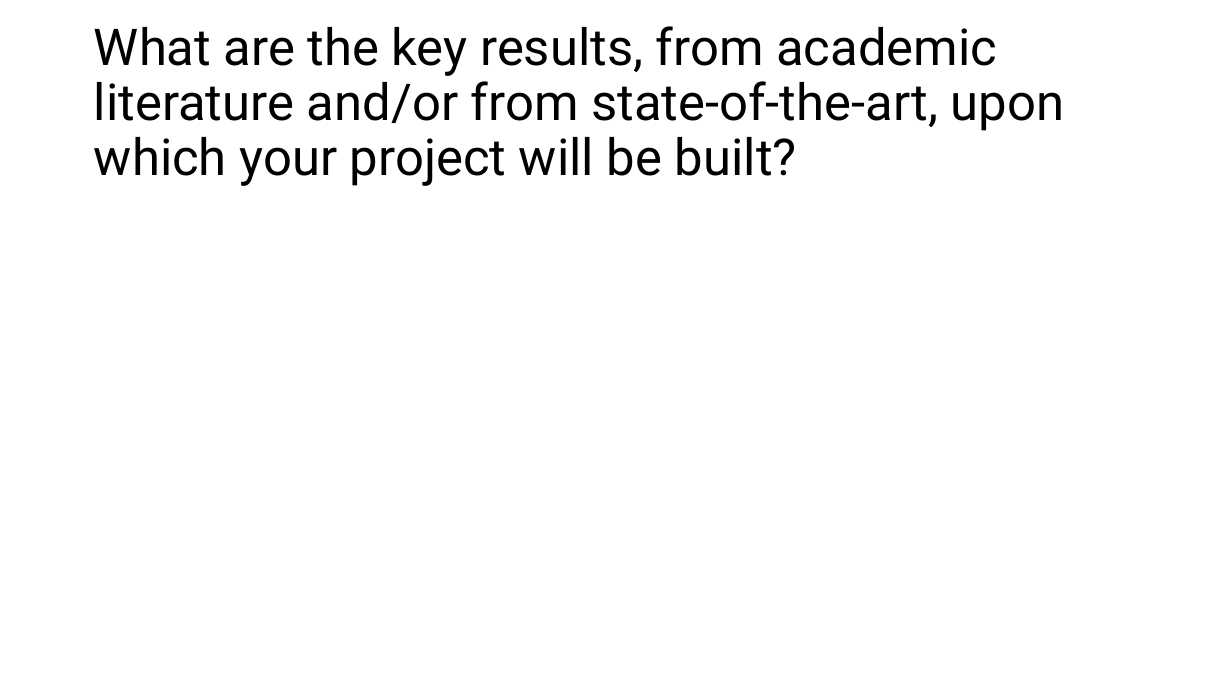
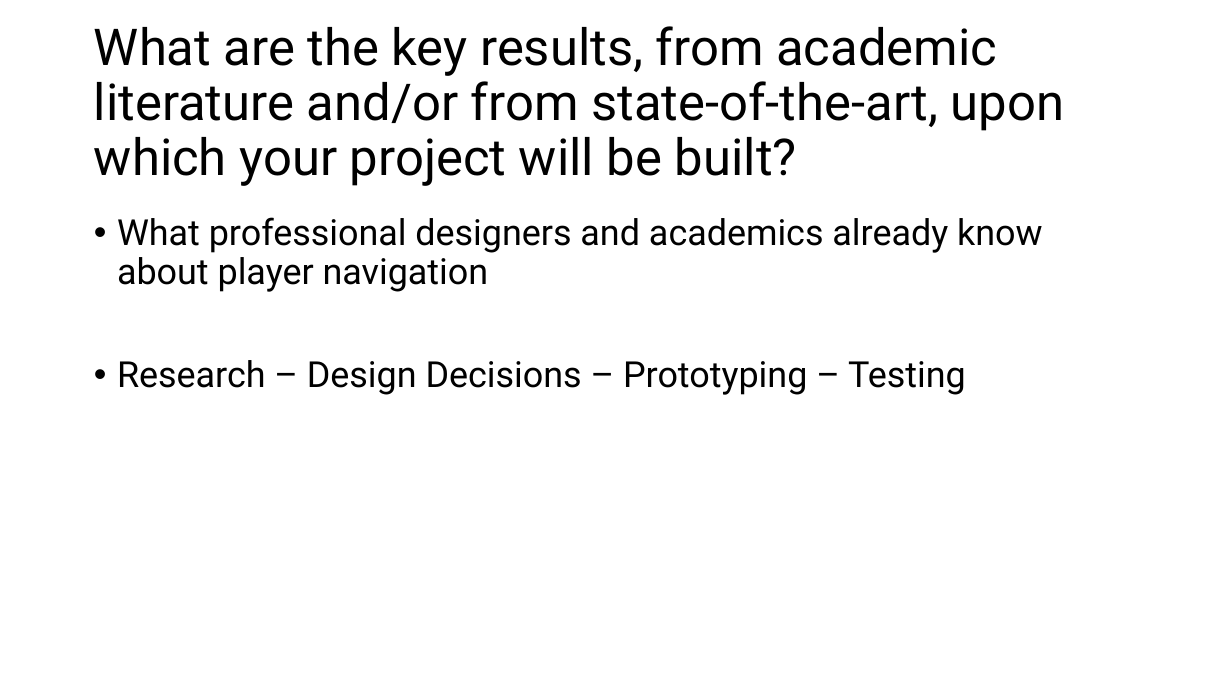
Before and after one commit to Mdot5596/MA-Dissertation, a slide deck: slide 4 of Project Proposal/GAM708 Proposal Presentation.pptx. Drawn at 1232x693 pixels with LibreOffice and Linux fonts; fonts in the diff are those of the drawing. Boxes give left, top, right and bottom in pixels: in the first picture for what was removed or moved away, otherwise in the second. Text is boxed around its words. In the diff, an @@ line names an element or a change of style, - is before the commit and + after.

```diff
--- a/Project Proposal/GAM708 Proposal Presentation.pptx
+++ b/Project Proposal/GAM708 Proposal Presentation.pptx
@@ text added at <box>117,217,1042,395</box>, 28 pt, text #000000 @@
+• What professional designers and academics already know about player navigation
+• Research – Design Decisions – Prototyping – Testing
```
Also in this commit, not shown: 1 other slide changed, 1 other file.
